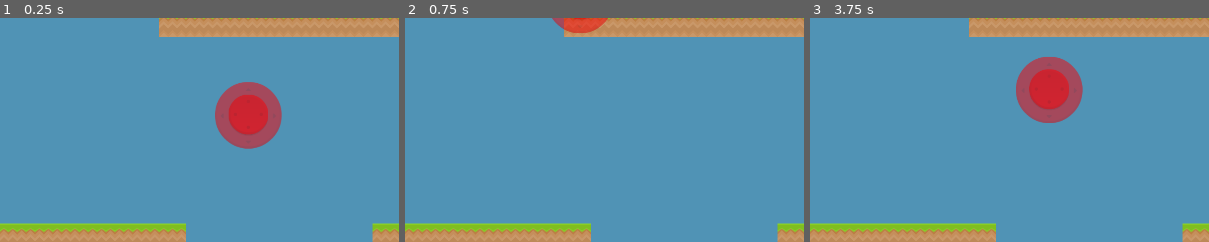
Above: before the commit, frames 1-3 (left to right).
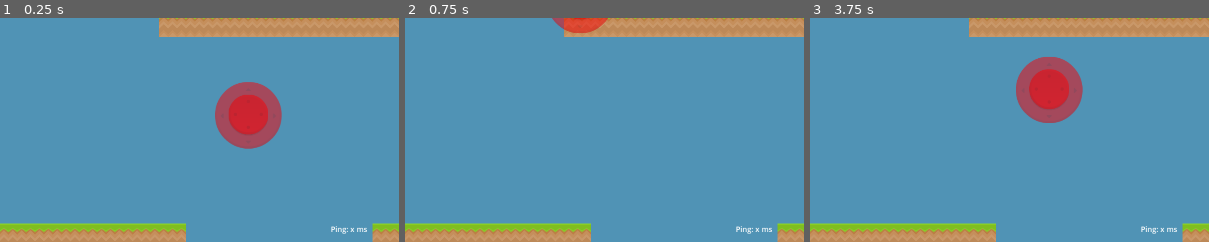
Above: after the commit, the same moments.

Repository: pekuja/rocket-tag-mobile
Game: Godot game, scene res://scenes/Main.tscn
Same seed, same stepped clock (60 frames per second), same inputs: the game is played once before the commit and once after it.
Inputs (mouse positions are % of the whole screen's width and height, from its top left):
- Up to frame 1 (0.25 s): no input
- Up to frame 2 (0.75 s): move the mouse to (72, 45) at 0.52 s; click (72, 45) at 0.67 s
- Up to frame 3 (3.75 s): tap Enter at 1.25, 3.5 s; drag from (30, 55) to (45, 70) at 1.27 s; move the mouse to (60, 28) at 2.02 s; click (60, 28) at 2.17 s; tap Space at 2.75 s; drag from (45, 70) to (20, 35) at 2.77 s; move the mouse to (80, 65) at 3.52 s; click (80, 65) at 3.67 s
The pictures show only the part of the screen within x 50-100%, y 49-99%; the shares and areas given below are measured in that part.

The runs differ from the first frame. In frame 1, 0.1% of the frame differs, in the area x 82-92%, y 92-97%; in frame 2, 0.1%; in frame 3, 0.1%.

Commit message:
Added measuring of network latency
The clients will ping the server ten times a second (adjustable) and calculate a rolling one-second average of those. This is displayed on screen for now as I want to have easy access to that information during testing, though I will likely eventually remove it. I intend to use the latency measurement for extrapolation of object state, e.g. if I know a player's location and velocity from 100ms ago, I can calculate where they should be now, and show the player a more accurate game state on the client side.

Diff:
--- a/scenes/Client.tscn
+++ b/scenes/Client.tscn
@@ -1,8 +1,14 @@
-[gd_scene load_steps=4 format=3 uid="uid://b2ljetvkaygbm"]
+[gd_scene load_steps=6 format=3 uid="uid://b2ljetvkaygbm"]
 
 [ext_resource type="Script" path="res://scenes/client.gd" id="1_4mwrn"]
 [ext_resource type="PackedScene" uid="uid://ll1qk50qo6k7" path="res://scenes/local_player.tscn" id="4_gjcdf"]
 [ext_resource type="PackedScene" uid="uid://dbdtq8xotn1fj" path="res://scenes/touch_joystick_ui.tscn" id="5_uduoh"]
+
+[sub_resource type="SystemFont" id="SystemFont_np1rk"]
+
+[sub_resource type="LabelSettings" id="LabelSettings_pfv5k"]
+font = SubResource("SystemFont_np1rk")
+font_size = 18
 
 [node name="Client" type="Node"]
 script = ExtResource("1_4mwrn")
@@ -37,6 +43,20 @@
 inputMap_down = &"Shoot_Down"
 inputMap_activate = &"Shoot_Activate"
 
+[node name="Ping" type="Label" parent="CanvasLayer"]
+anchors_preset = -1
+anchor_left = 1.0
+anchor_top = 1.0
+anchor_right = 1.0
+anchor_bottom = 1.0
+offset_left = -164.0
+offset_top = -56.0
+offset_right = -76.0
+offset_bottom = -30.0
+text = "Ping: x ms"
+label_settings = SubResource("LabelSettings_pfv5k")
+horizontal_alignment = 2
+
 [node name="LocalPlayer" parent="." node_paths=PackedStringArray("moveInput", "shootInput") instance=ExtResource("4_gjcdf")]
 position = Vector2(966, 465)
 moveInput = NodePath("../CanvasLayer/Touch Joystick (Movement)")
--- a/scenes/client.gd
+++ b/scenes/client.gd
@@ -3,6 +3,7 @@
 class_name ClientNode
 
 @onready var local_player = $LocalPlayer
+@onready var ping_label = $CanvasLayer/Ping
 
 #@onready var _peer : ENetMultiplayerPeer = ENetMultiplayerPeer.new()
 #
--- a/scenes/explosion.gd
+++ b/scenes/explosion.gd
@@ -1,7 +1,6 @@
 extends Node2D
 
 @onready var _animatedSprite = $AnimatedSprite2D
-@onready var _area = $Area2D
 
 # Called when the node enters the scene tree for the first time.
 func _ready() -> void:
--- a/scenes/main.gd
+++ b/scenes/main.gd
@@ -13,9 +13,14 @@
 const SERVER_IP_ADDRESS = "192.168.0.140"
 const PORT = 28132
 const MAX_CONNECTIONS = 32
+const PING_INTERVAL_US = 100000
+const PING_RESULTS_TO_AVERAGE = 10
 
 var _client_scene : ClientNode
 var _next_projectile_id = 0
+var _ping_send_time = 0
+var _waiting_for_ping = false
+var _ping_results = []
 
 var players = {}
 var hooks = {}
@@ -56,6 +61,10 @@
 func _on_connection_failed():
 	print("Failed to connect to server")
 
+	_peer.create_server(PORT, MAX_CONNECTIONS)
+
+	multiplayer.multiplayer_peer = _peer
+
 func _on_player_connected(id):
 	print("Player ", id, " connected")
 	if id == 1: # no player character for server
@@ -84,9 +93,13 @@
 	return _peer.get_connection_status() == ENetMultiplayerPeer.CONNECTION_CONNECTED
 
 func _process(_delta):
-	if not (OS.has_feature("server") and is_multiplayer()):
-		return
-
+	if is_multiplayer():
+		if OS.has_feature("server"):
+			server_process()
+		else:
+			client_process()
+
+func server_process():
 	for playerId in players:
 		var playerCharacter = players[playerId]
 		var hookState : GrapplingHook.State = GrapplingHook.State.Inactive
@@ -100,6 +113,10 @@
 			playerId, playerCharacter.global_position, playerCharacter.velocity,
 			hookState, hookPosition, hookVelocity)
 
+func client_process():
+	if not _waiting_for_ping and Time.get_ticks_usec() - _ping_send_time >= PING_INTERVAL_US:
+		send_ping_to_server()
+
 func _on_projectile_shot(position, direction, speed):
 	if is_multiplayer():
 		sync_projectile_shot.rpc(_next_projectile_id, position, direction, speed)
@@ -188,7 +205,7 @@
 		hooks[id].queue_free()
 		hooks.erase(id)
 
-@rpc("any_peer", "call_remote")
+@rpc("any_peer", "call_local")
 func sync_grapplinghook_shot(position : Vector2i, direction : Vector2, speed : float):
 	direction = direction.normalized()
 	var id = multiplayer.get_remote_sender_id()
@@ -220,3 +237,30 @@
 		hook.global_position = hookPosition
 		hook.velocity = hookVelocity
 		hook.state = hookState
+
+func send_ping_to_server():
+	if is_multiplayer():
+		_ping_send_time = Time.get_ticks_usec()
+		ping.rpc_id(0)
+
+@rpc("any_peer", "call_remote")
+func ping():
+	var id = multiplayer.get_remote_sender_id()
+	pong.rpc_id(id)
+
+@rpc("any_peer", "call_remote")
+func pong():
+	var current_time = Time.get_ticks_usec()
+	var elapsed_time = current_time - _ping_send_time
+
+	# one way latency is half of the total elapsed time for a two-way pingpong
+	_ping_results.append(elapsed_time / 2)
+	if _ping_results.size() > PING_RESULTS_TO_AVERAGE:
+		_ping_results.pop_front()
+
+	var average_latency = 0
+	for latency in _ping_results:
+		average_latency += latency
+	average_latency /= _ping_results.size()
+
+	_client_scene.ping_label.text = "Ping: %s ms " % (average_latency / 1000.0)
